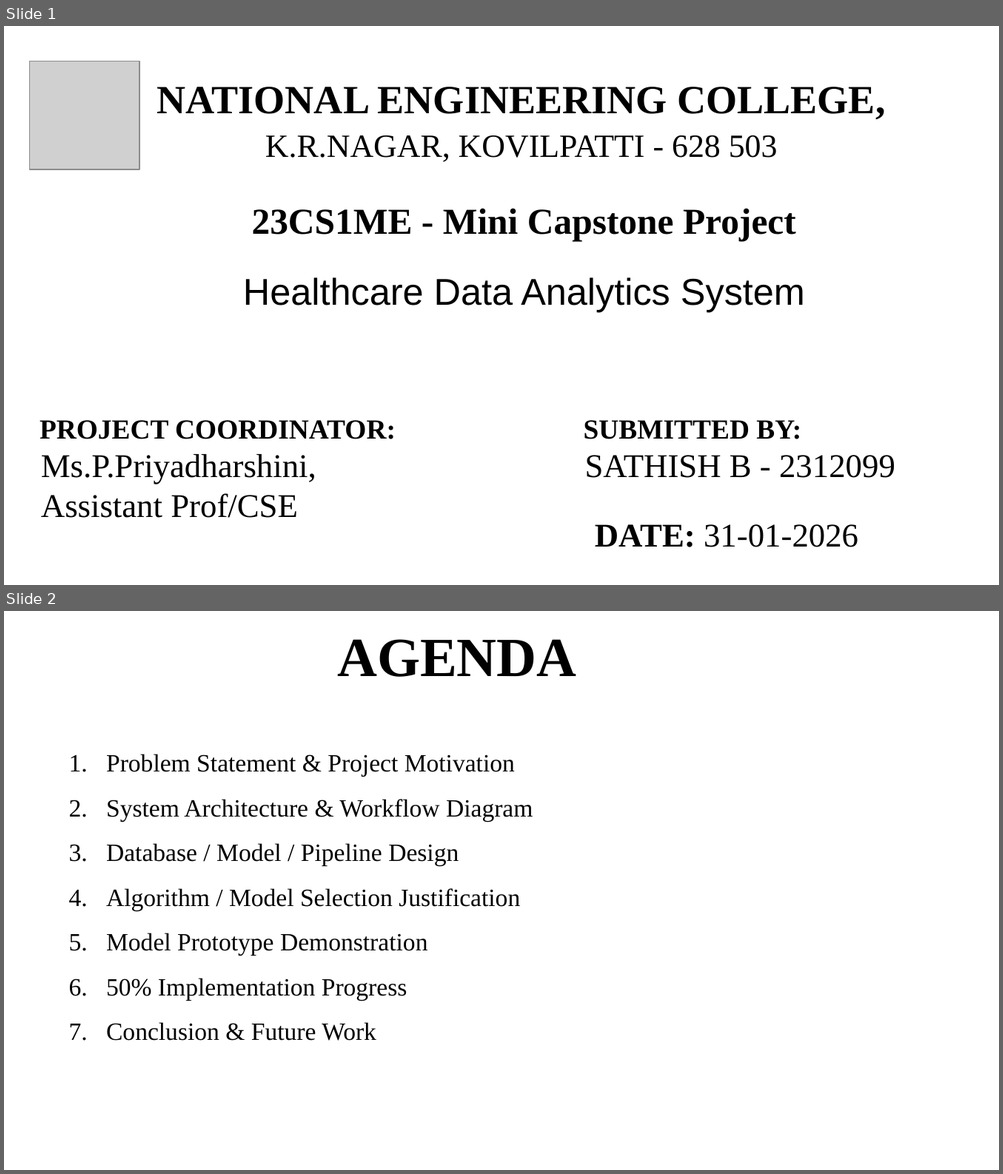
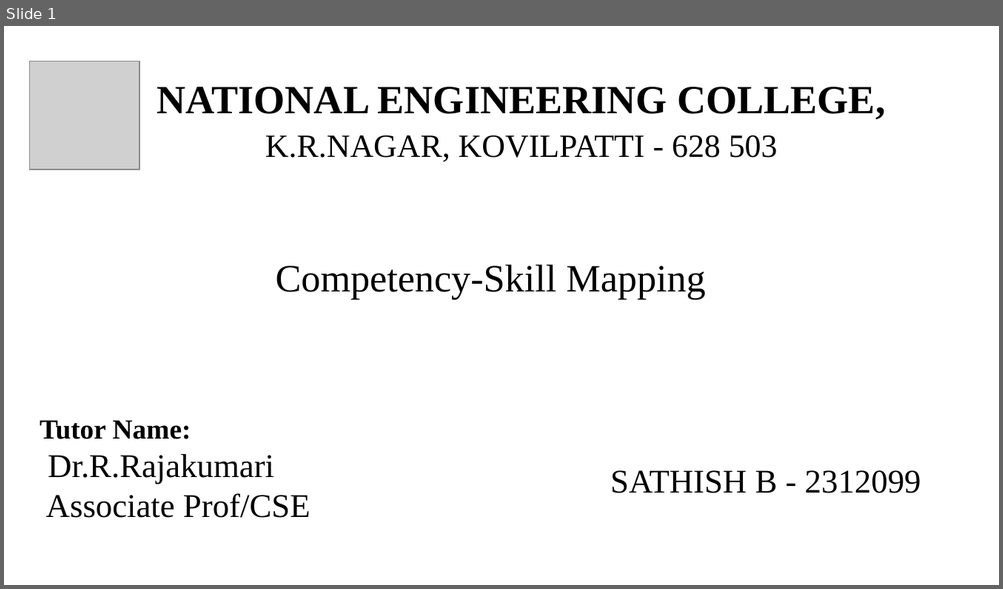
Before and after one commit to Sathish-2399/Healthcare_Data_Analytics_System, a slide deck: MCP_Sathish_99_review2.pptx. Shown one above the other, each under a label of ours: slides 1 and 2 before the commit, slide 1 after it. The pictures are 1003x1174 and 1003x589 pixels, drawn with LibreOffice and Linux fonts; fonts in the diff are those of the drawing; grey boxes stand for pictures. Boxes give left, top, right and bottom in pixels: in the first picture for what was removed or moved away, otherwise in the second. Text is boxed around its words. In the diff, an @@ line names an element or a change of style, - is before the commit and + after.

```diff
--- a/MCP_Sathish_99_review2.pptx
+++ b/MCP_Sathish_99_review2.pptx
@@ slide 2 removed at bbox=[4, 611, 999, 1170], background #FFFFFF @@
@@ text removed at bbox=[337, 639, 576, 677] @@
-AGENDA
@@ text removed at bbox=[106, 754, 532, 1041] @@
-1. Problem Statement & Project Motivation
-2. System Architecture & Workflow Diagram
-3. Database / Model / Pipeline Design
-4. Algorithm / Model Selection Justification
-5. Model Prototype Demonstration
-6. 50% Implementation Progress
-7. Conclusion & Future Work
@@ slide 1 changed as well @@
@@ text removed at bbox=[243, 208, 805, 312] @@
-23CS1ME - Mini Capstone Project
-Healthcare Data Analytics System
@@ text added at bbox=[276, 264, 705, 300], 28 pt, text #000000 @@
+Competency-Skill Mapping
@@ text at bbox=[40, 420, 310, 518]: text changed @@
-PROJECT COORDINATOR:
-Ms.P.Priyadharshini, Assistant Prof/CSE
+Tutor Name:
+Dr.R.Rajakumari
+Associate Prof/CSE
@@ text at bbox=[583, 420, 801, 440]: paragraph removed @@
-SUBMITTED BY:
@@ text "SATHISH B - 2312099": place and size @@
-text "SATHISH B - 2312099" at bbox=[583, 420, 895, 478]
+text "SATHISH B - 2312099" at bbox=[610, 471, 921, 494]
@@ text removed at bbox=[595, 525, 858, 548] @@
-DATE: 31-01-2026
```
Also in this commit, not shown: 2 slides added, 10 other slides removed, 7 other files.
